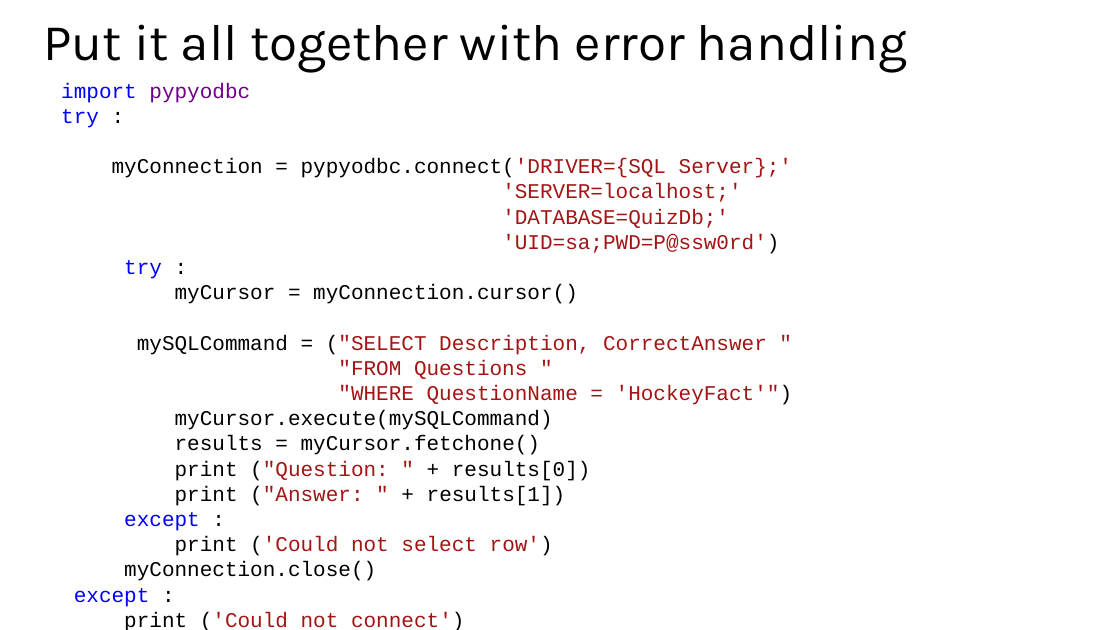
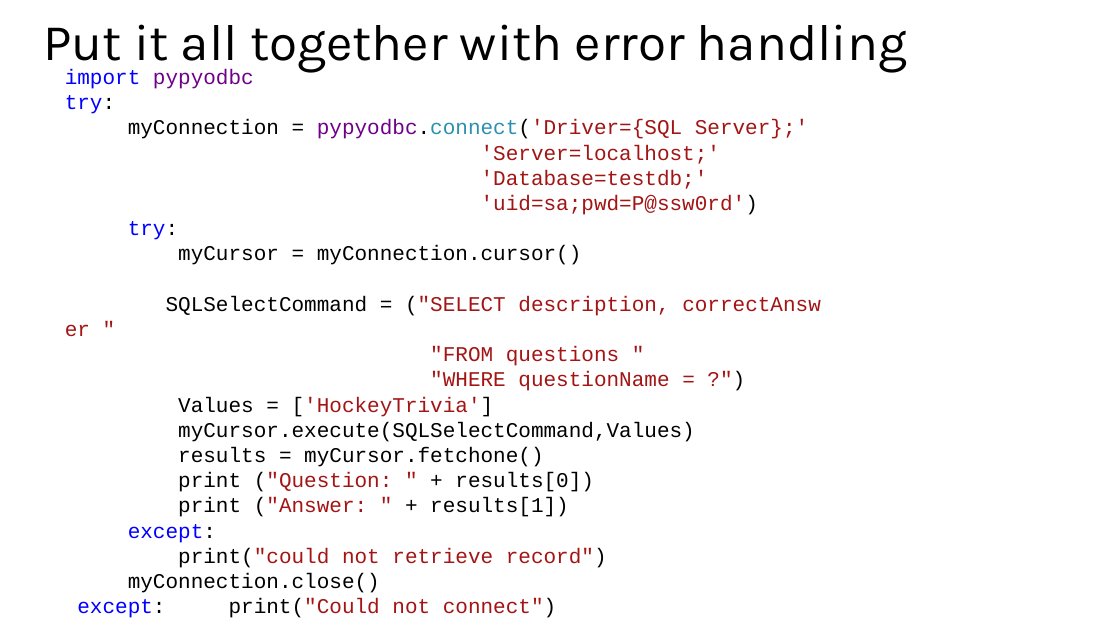
Before and after one commit to mkscala/AdvancedFlask, a slide deck: slide 27 of Slides/Module 4 - Python to databases.pptx. Drawn at 1120x630 pixels with LibreOffice and Linux fonts; fonts in the diff are those of the drawing. Boxes give left, top, right and bottom in pixels: in the first picture for what was removed or moved away, otherwise in the second. Text is boxed around its words. In the diff, an @@ line names an element or a change of style, - is before the commit and + after.

```diff
--- a/Slides/Module 4 - Python to databases.pptx
+++ b/Slides/Module 4 - Python to databases.pptx
@@ text "import pypyodbc": place and size @@
-text "import pypyodbc" at (61, 83, 792, 607)
+text "import pypyodbc" at (65, 69, 808, 593)
@@ text at (65, 95, 808, 240): text changed @@
-try :
-myConnection = pypyodbc.connect('DRIVER={SQL Server};'
-'SERVER=localhost;'
-'DATABASE=QuizDb;'
-'UID=sa;PWD=P@ssw0rd')
-try :
+try:
+myConnection = pypyodbc.connect('Driver={SQL Server};'
+'Server=localhost;'
+'Database=testdb;'
+'uid=sa;pwd=P@ssw0rd')
+try:
@@ text at (166, 296, 695, 442): text changed @@
-mySQLCommand = ("SELECT Description, CorrectAnswer "
-"FROM Questions "
-"WHERE QuestionName = 'HockeyFact'")
-myCursor.execute(mySQLCommand)
+SQLSelectCommand = ("SELECT description, correctAnswer "
+"FROM questions "
+"WHERE questionName = ?")
+Values = ['HockeyTrivia']
+myCursor.execute(SQLSelectCommand,Values)
@@ text at (128, 524, 607, 568): text changed @@
-except :
-print ('Could not select row')
+except:
+print("could not retrieve record")
@@ text at (74, 588, 150, 607): text changed @@
-except :
-print ('Could not connect')
+except: print("Could not connect")
```
Also in this commit, not shown: 4 other slides changed.
